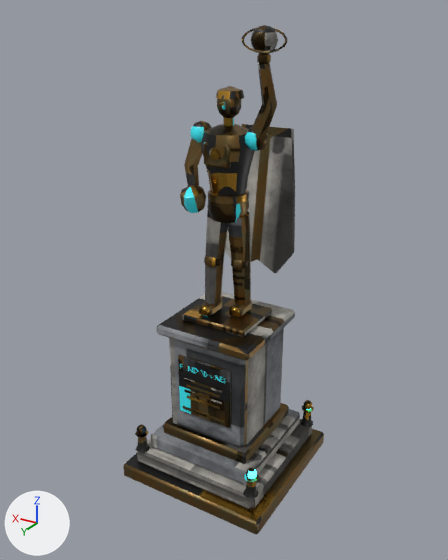
The FBX model modelos/planeta_humano/monumento_fundadores/monumento_fundadores.fbx, before and after one commit.
Rendered twice from a 50 mm lens placed at (-5.22, 8.83, 8.39), pointed at (0.03, 0.07, 4.01). Every picture has the same lights, and +X, +Y and +Z are marked at lower left. The first picture is the older version.

The first picture shows 'monumento_fundadores', 'monumento_fundadores_astro_neon', 'monumento_fundadores_neon'.
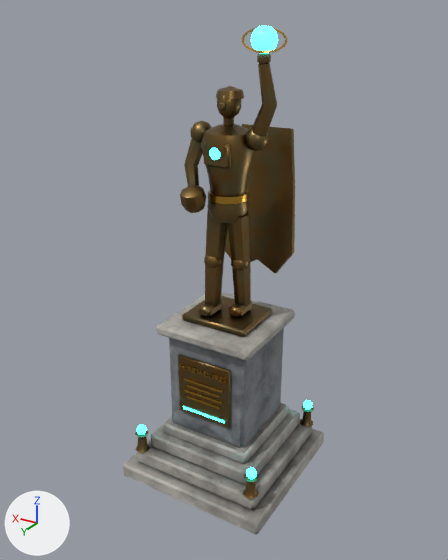
What differs and where, as boxes [x1, y1, x2, y2] in the pictures (448 x 560 px):
part 1 of me_monumento_fundadores, reshaped
    after: [183, 368, 227, 383]
part 2 of me_monumento_fundadores, surface changed
    both: [123, 27, 324, 534]
part 3 of me_monumento_fundadores_neon, surface changed
    both: [137, 148, 312, 479]
part 4 of me_monumento_fundadores_astro_neon, surface changed (lighter)
    both: [251, 25, 278, 54]

The change in detail:
me_monumento_fundadores_neon has 164 vertices, 192 faces and spans x -1.3..1.3, y -1.3..1.3, z 0.94..6.43.
me_monumento_fundadores_neon is used by ob_monumento_fundadores_neon; location (0.0, 0.0, 0.0).
me_monumento_fundadores_neon part 3: 192 kept faces spanning x -1.3..1.3, y -1.3..1.3, z 0.94..6.43 get new texture (UV) coordinates.
me_monumento_fundadores is used by ob_monumento_fundadores; location (0.0, 0.0, 0.0).
me_monumento_fundadores had 1266 vertices, 1471 faces and spanned x -1.5..1.5, y -1.5..1.5, z 0.0..8.2.
me_monumento_fundadores now has 1340 vertices, 1588 faces and spans x -1.5..1.5, y -1.5..1.5, z 0.0..8.2.
me_monumento_fundadores part 1: 2 vertices moved within x 0.4, y 0.85..0.87, z 2.48; 4 vertices removed from x 0.35, y 0.85..0.87, z 2.48; 78 vertices added at x -0.48..0.4, y 0.85..0.87, z 2.46..2.56.
me_monumento_fundadores part 2: 1355 kept faces spanning x -1.5..1.5, y -1.5..1.5, z 0.0..8.2 get new texture (UV) coordinates.
me_monumento_fundadores_astro_neon has 86 vertices, 96 faces and spans x -0.9..-0.5, y -0.06..0.34, z 7.831..8.231.
me_monumento_fundadores_astro_neon is used by ob_monumento_fundadores_astro_neon; location (0.0, 0.0, 0.0).
me_monumento_fundadores_astro_neon part 4: 96 kept faces spanning x -0.9..-0.5, y -0.06..0.34, z 7.831..8.231 get new texture (UV) coordinates.
